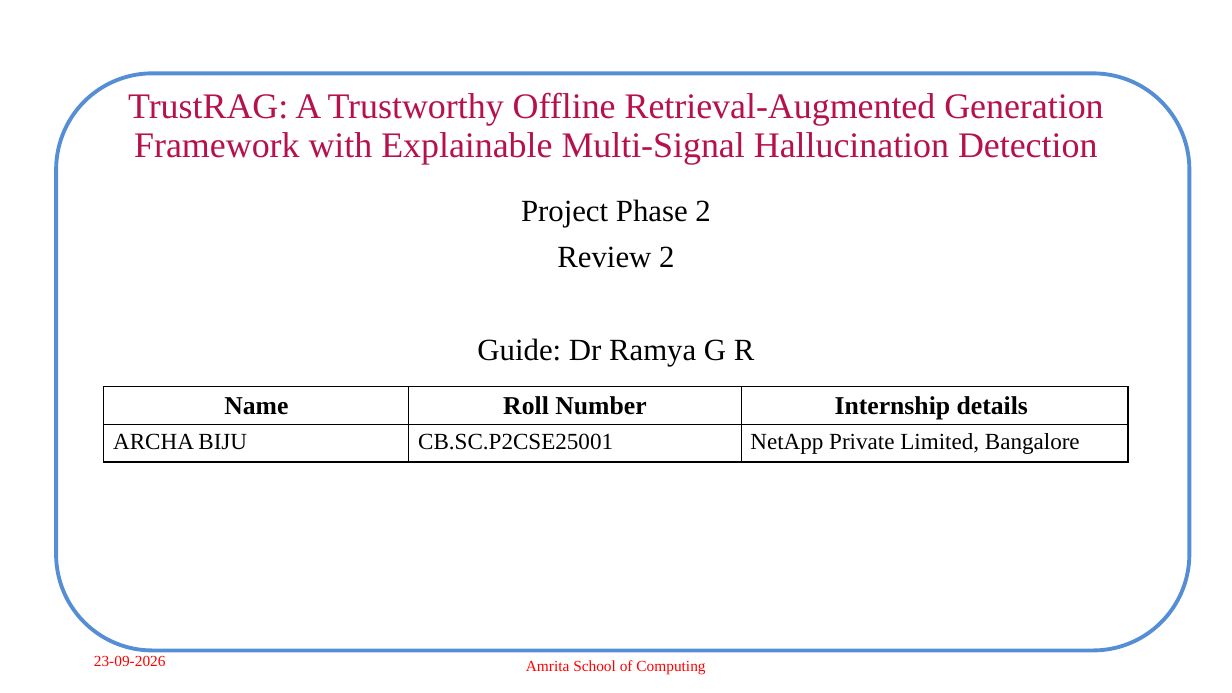
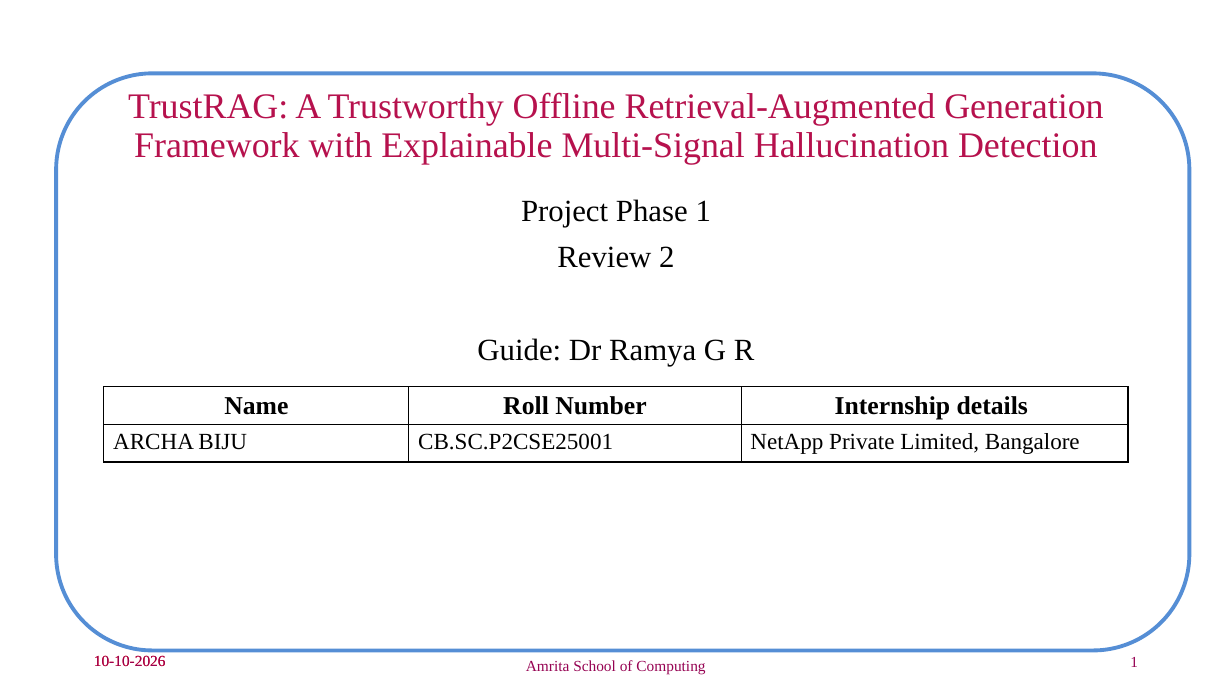
Before and after one commit to archabiju/hallucination-control-rag, a slide deck: slide 1 of presentations/Panel_Review2_CB.SC.P2CSE25001.pptx. Drawn at 1232x693 pixels with LibreOffice and Linux fonts; fonts in the diff are those of the drawing; background and template pictures are left out. Boxes give left, top, right and bottom in pixels: in the first picture for what was removed or moved away, otherwise in the second. Text is boxed around its words. In the diff, an @@ line names an element or a change of style, - is before the commit and + after.

```diff
--- a/presentations/Panel_Review2_CB.SC.P2CSE25001.pptx
+++ b/presentations/Panel_Review2_CB.SC.P2CSE25001.pptx
@@ subtitle at [521,199,711,227]: text changed @@
-Project Phase 2
+Project Phase 1
@@ text added at [85,642,362,679], 12 pt, text #960353 @@
+10-10-2026
@@ text at [94,655,166,667]: text changed @@
-23-09-2026
+10-10-2026
@@ text "Amrita School of Computing" at [526,660,705,674]: text colour #FF0000 to #960353 @@
@@ page number added at [1130,657,1138,667], 12 pt, text #960353 @@
+1
```
Also in this commit, not shown: 14 other slides changed, 17 slides added, 2 slides removed, 52 other files.
